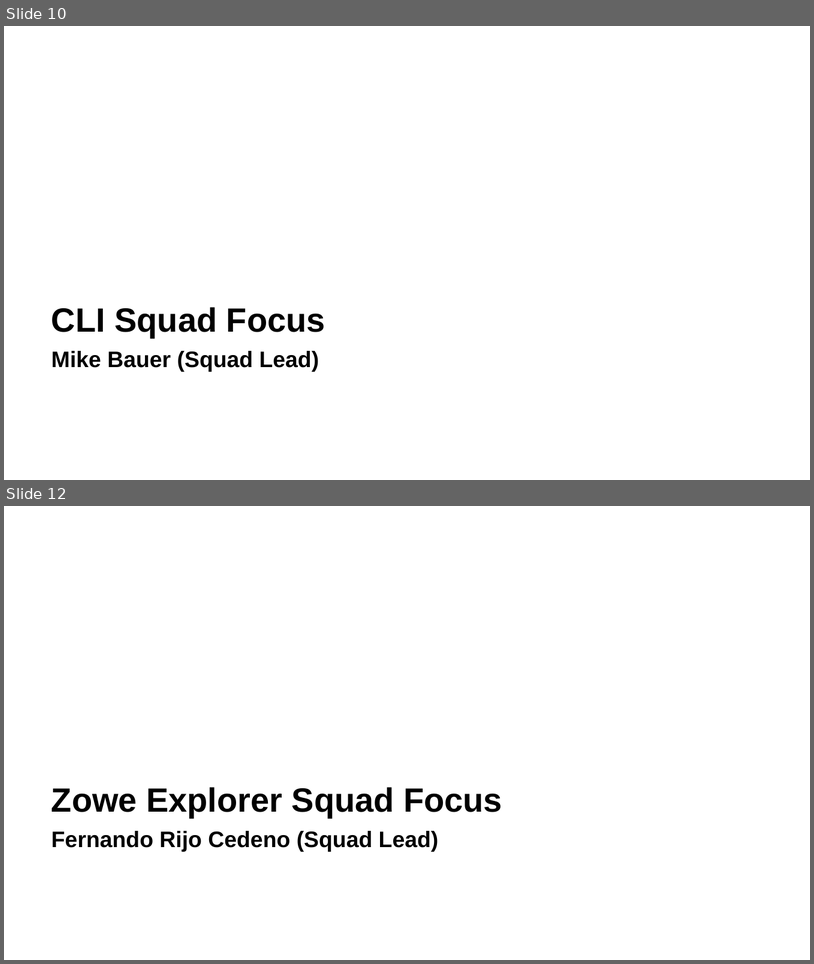
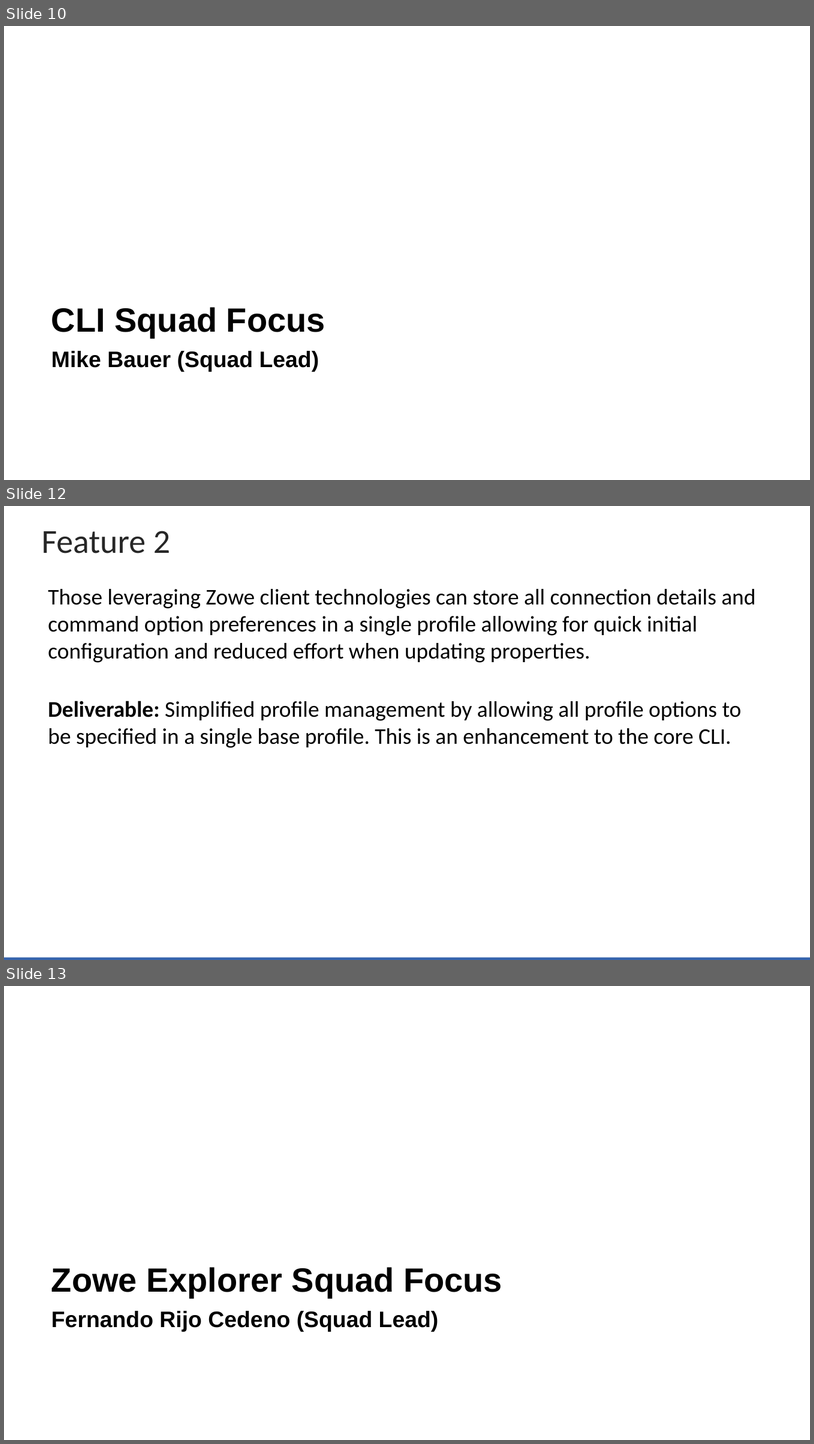
Before and after one commit to zowe/community, a slide deck: Project Management/20PI3 Planning/Zowe Community Squad Focus for 20PI3.pptx. Shown one above the other, each under a label of ours: slides 10 and 12 before the commit, slides 10, 12 and 13 after it; the slides between them are not shown. The pictures are 814x964 and 814x1444 pixels, drawn with LibreOffice and Linux fonts; fonts in the diff are those of the drawing; background and template pictures are left out. Boxes give left, top, right and bottom in pixels: in the first picture for what was removed or moved away, otherwise in the second. Text is boxed around its words. In the diff, an @@ line names an element or a change of style, - is before the commit and + after.

```diff
--- a/Project Management/20PI3 Planning/Zowe Community Squad Focus for 20PI3.pptx
+++ b/Project Management/20PI3 Planning/Zowe Community Squad Focus for 20PI3.pptx
@@ slide 12 added at box(4, 506, 810, 960), background #FFFFFF @@
@@ title added at box(42, 531, 170, 553), 30 pt, text #262626 @@
+Feature 2
@@ text added at box(48, 589, 756, 748), 20 pt, text #000000 @@
+Those leveraging Zowe client technologies can store all connection details and command option preferences in a single profile allowing for quick initial configuration and reduced effort when updating properties.
+Deliverable: Simplified profile management by allowing all profile options to be specified in a single base profile. This is an enhancement to the core CLI.
@@ rectangle added at box(4, 957, 810, 960), fill #3664AD @@
@@ what was slide 12 is now slide 13 @@
```
Also in this commit, not shown: 1 other slide added, 1 slide removed.
